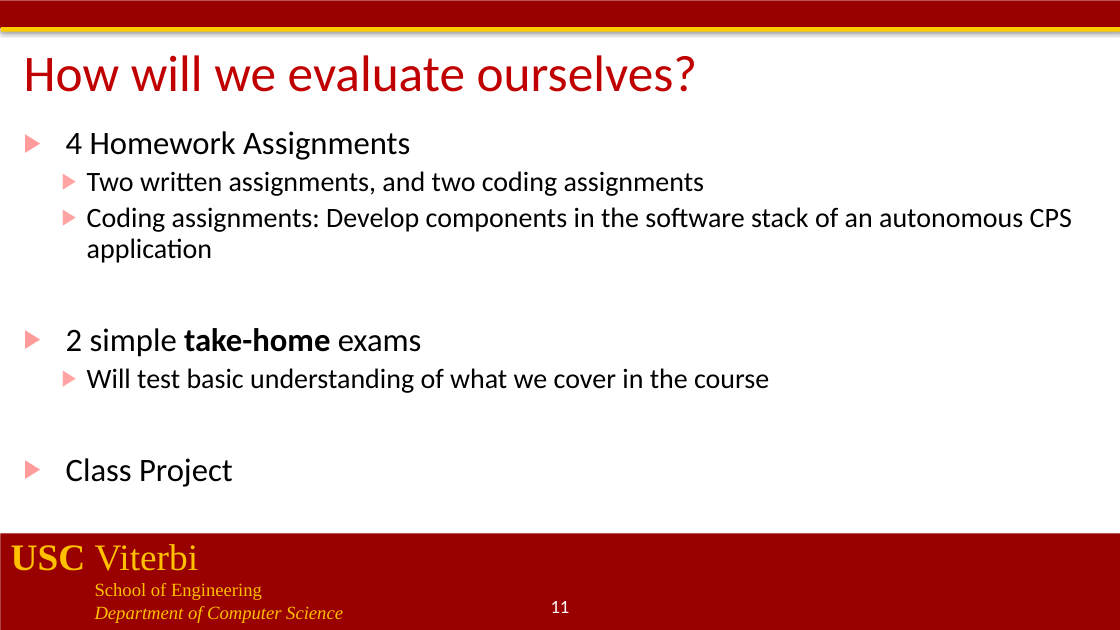
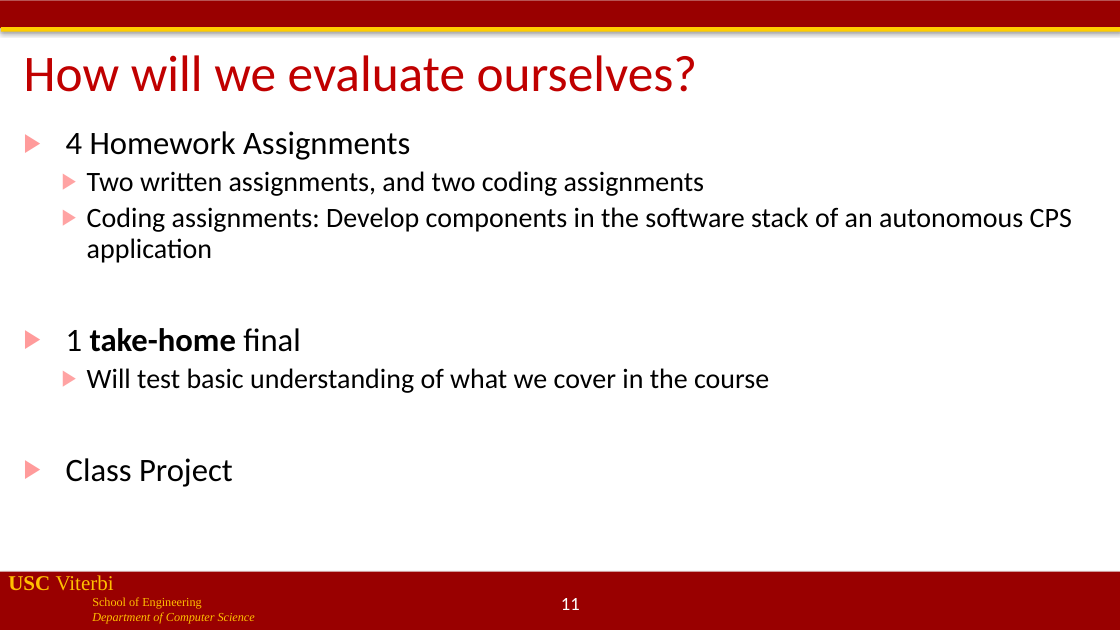
Before and after one commit to jdeshmukh/jdeshmukh.github.io, a slide deck: slide 11 of teaching/cs513-autocps-fall-2020/course-intro.pptx. Drawn at 1120x630 pixels with LibreOffice and Linux fonts; fonts in the diff are those of the drawing; background and template pictures are left out. Boxes give left, top, right and bottom in pixels: in the first picture for what was removed or moved away, otherwise in the second. Text is boxed around its words. In the diff, an @@ line names an element or a change of style, - is before the commit and + after.

```diff
--- a/teaching/cs513-autocps-fall-2020/course-intro.pptx
+++ b/teaching/cs513-autocps-fall-2020/course-intro.pptx
@@ text at (66,328,300,352): text changed; bold on @@
-▶ 2 simple take-home exams
+▶ 1 take-home final
@@ text "USC Viterbi": place and size @@
-text "USC Viterbi" at (11,544,343,623)
+text "USC Viterbi" at (8,575,255,624)
@@ text "USC Viterbi" at (8,575,255,624): size 32 to 18 pt in "USC Viterbi"; size 16 to 10.5 pt in "School of Engineering", "Department of Computer Science" @@
@@ rectangle: place and size @@
-rectangle at (0,534,1120,630)
+rectangle at (0,572,1120,630)
@@ page number: place and size @@
-page number at (551,601,570,613)
+page number at (561,598,580,610)
```
Also in this commit, not shown: 18 other slides changed.
